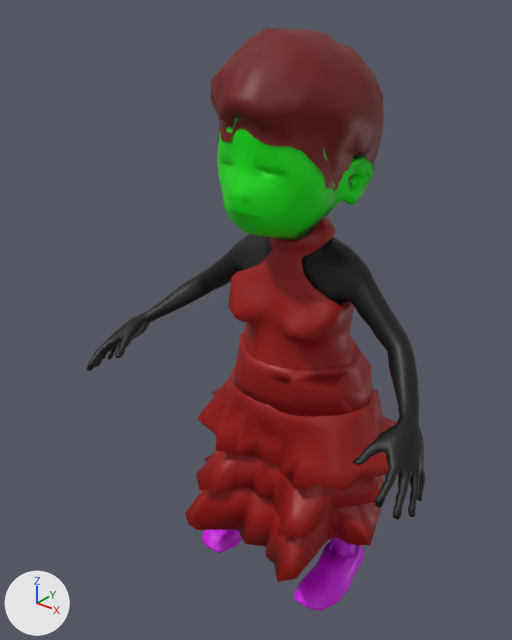
The glTF model client/assets/people/baba2.glb: old version first, new version second.
One viewpoint serves both versions: a 50 mm lens placed at (0.929, -1.378, 1.509), pointed at (-0.093, -0.1, 0.717). Every picture has the same lights, and +X, +Y and +Z are marked at lower left. The older version comes first. Vertices at exactly the same position are counted once.

Names of what the first picture shows: 'Body'.
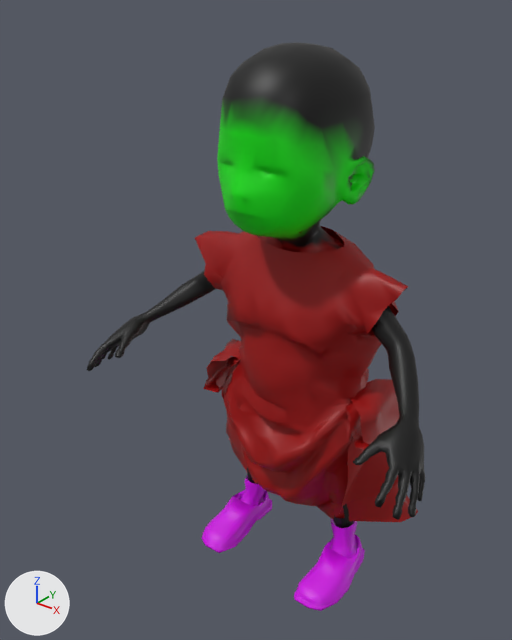
Boxes (x1, y1, x2, y2) around the edits, measured in the pictures (512 x 640 px; the box of a moved part takes in the faces that stretch with it):
'Body', reshaped: before (87, 29, 425, 611); after (87, 42, 425, 611)
part 1 of me_base, rebuilt (18% taller): before (185, 331, 397, 582); after (195, 226, 418, 522)
part 2 of me_base, added (red): after (204, 339, 242, 454)
part 3 of me_base, added (red): after (339, 379, 399, 514)
part 4 of me_base, deleted (brown): before (211, 29, 384, 191)
part 5 of me_base, moved or reshaped: before (95, 117, 425, 516); after (90, 45, 425, 516)
part 6 of me_base, moved or reshaped (not visible before): after (247, 468, 353, 528)

The change in detail:
me_base is used by ob_body; location (0.0, 0.0, 0.0).
me_base had 4094 vertices, 7695 faces and spanned x -0.487..0.487, y -0.385..0.313, z -0.01..1.411.
me_base now has 3401 vertices, 6196 faces and spans x -0.487..0.487, y -0.385..0.169, z -0.01..1.383.
me_base part 1: the loose piece of 918 vertices spanning x -0.305..0.305, y -0.324..0.313, z 0.105..0.664 is rebuilt with 939 vertices and now spans x -0.322..0.321, y -0.201..0.169, z 0.127..0.966.
me_base part 2: a new loose piece of 149 vertices spanning x -0.315..-0.155, y -0.132..0.067, z 0.19..0.573, in mat_person.
me_base part 3: a new loose piece of 133 vertices spanning x 0.165..0.294, y -0.111..0.094, z 0.197..0.585, in mat_person.
me_base part 4: the loose piece of 819 vertices spanning x -0.188..0.175, y -0.291..0.124, z 1.006..1.411 is deleted.
me_base part 5: 24 vertices moved from x -0.311..0.299, y -0.105..0.002, z 0.738..1.358 to x -0.312..0.302, y -0.11..-0.014, z 0.735..1.366; 634 vertices removed from x -0.487..0.479, y -0.382..0.089, z 0.54..1.361; 442 vertices added at x -0.487..0.479, y -0.383..0.089, z 0.54..1.366.
me_base part 6: 9 vertices moved from x -0.121..0.183, y -0.05..0.01, z 0.155..0.255 to x -0.124..0.183, y -0.05..0.009, z 0.152..0.236; 56 vertices removed from x -0.183..0.181, y -0.06..0.022, z 0.119..0.255; 79 vertices added at x -0.183..0.181, y -0.06..0.022, z 0.119..0.244.
Other edits to the shape of me_base do not show in these pictures.
